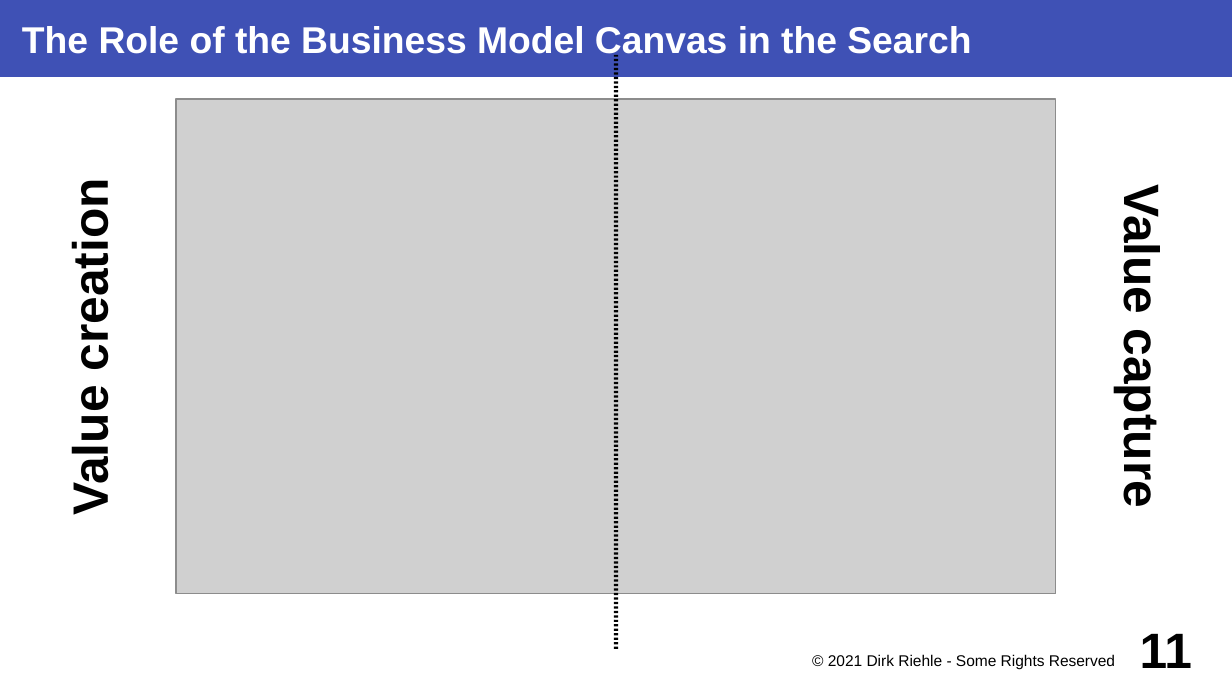
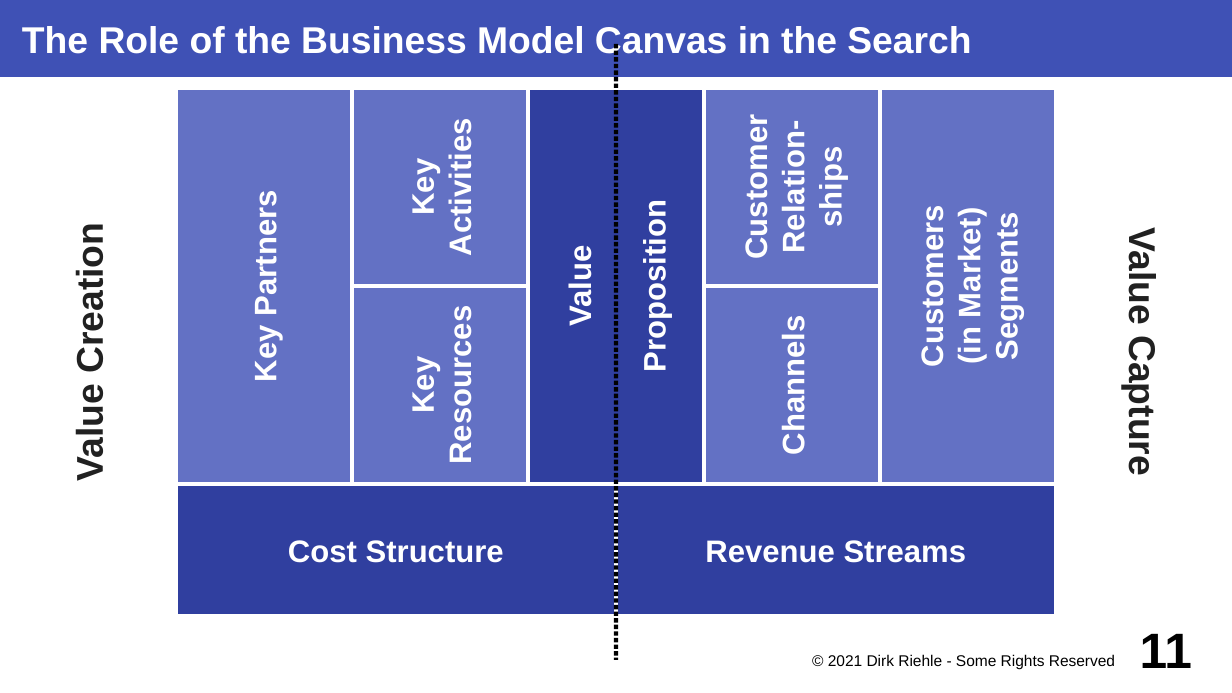
Before and after one commit to dirkriehle/coss-course, a slide deck: slide 11 of Lecture slides/COSS D01 - Software Startups.odp. Drawn at 1232x693 pixels with LibreOffice and Linux fonts; fonts in the diff are those of the drawing; grey boxes stand for pictures. Boxes give left, top, right and bottom in pixels: in the first picture for what was removed or moved away, otherwise in the second. Text is boxed around its words. In the diff, an @@ line names an element or a change of style, - is before the commit and + after.

```diff
--- a/Lecture slides/COSS D01 - Software Startups.odp
+++ b/Lecture slides/COSS D01 - Software Startups.odp
@@ line moved from (616, 650) - (616, 55) to (616, 44) - (616, 661) @@
@@ group added at [176,88,1056,616]: 9 rectangles @@
+Cost Structure
+Revenue Streams
+Key Partners
+Key
+Activities
+Key
+Resources
+Customer
+Relation-
+ships
+Channels
+Value
+Proposition
+Customers
+(in Market)
+Segments
@@ picture removed at [176,99,1055,595] @@
@@ text at [69,238,111,478]: text changed; size 32 to 24 pt; text colour #000000 to #212121 @@
-Value creation
+Value Creation
@@ text at [1121,237,1163,472]: text changed; size 32 to 24 pt; text colour #000000 to #212121 @@
-Value capture
+Value Capture
```
Also in this commit, not shown: 16 other slides changed, 21 other files.
